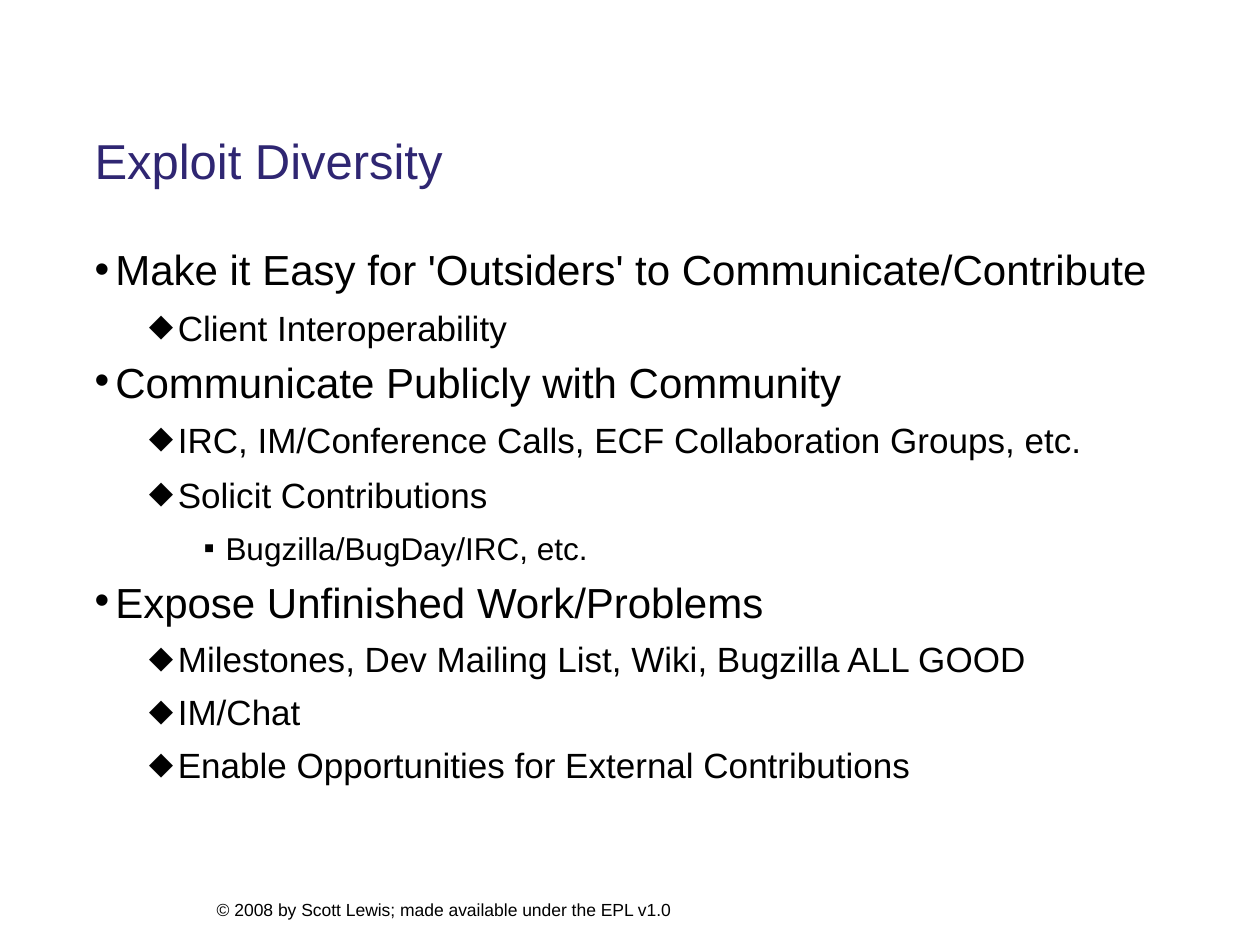
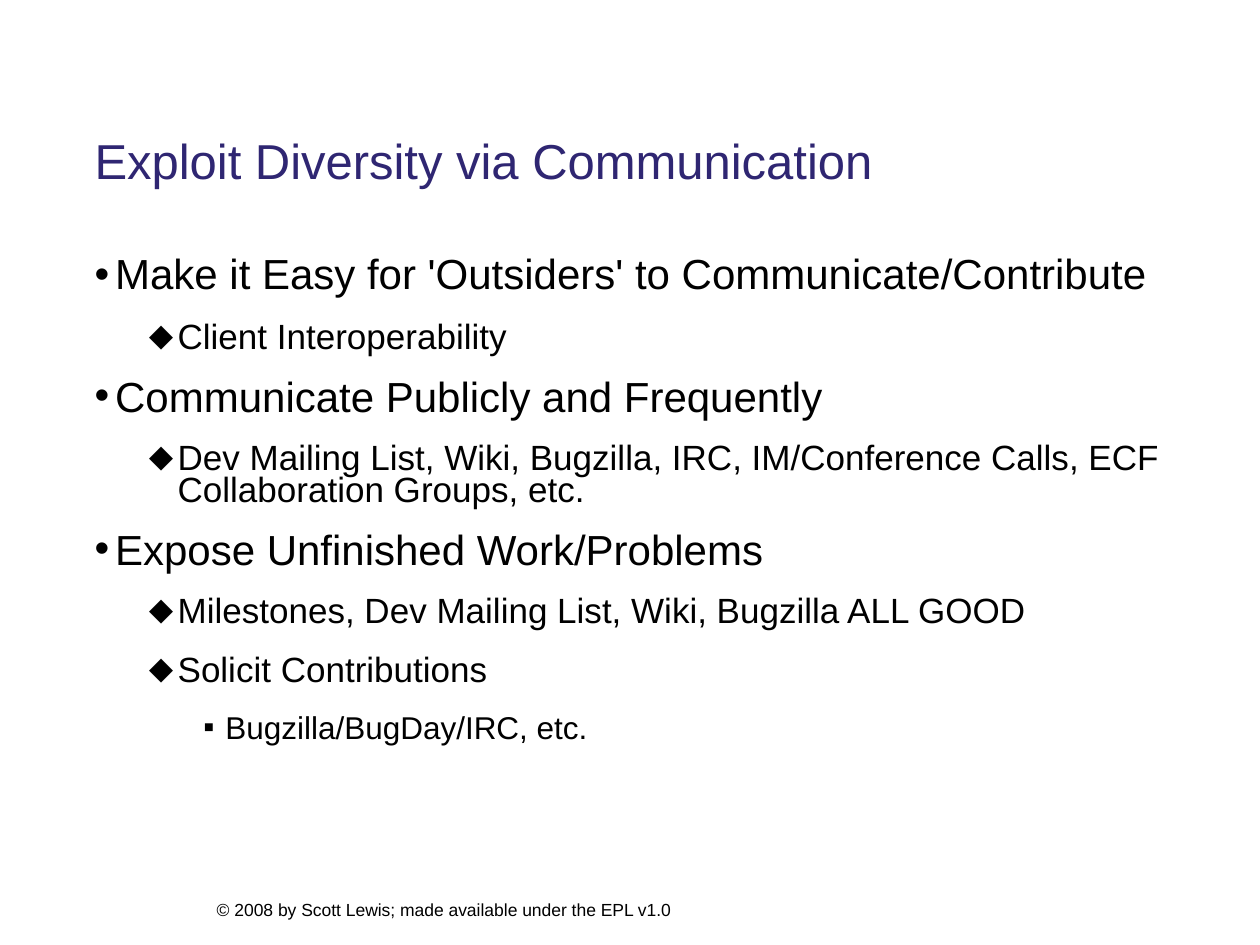
Before and after one commit to eclipse/ecf-website, a slide deck: slide 7 of presentations/eclipsecon2008/longtalk134/ecf_eclipsecon2008_134.ppt. Drawn at 1260x945 pixels with LibreOffice and Linux fonts; fonts in the diff are those of the drawing; background and template pictures are left out. Boxes give left, top, right and bottom in pixels: in the first picture for what was removed or moved away, otherwise in the second. Text is boxed around its words. In the diff, an @@ line names an element or a change of style, - is before the commit and + after.

Commit message:
Slide update

```diff
--- a/presentations/eclipsecon2008/longtalk134/ecf_eclipsecon2008_134.ppt
+++ b/presentations/eclipsecon2008/longtalk134/ecf_eclipsecon2008_134.ppt
@@ title at (94, 143, 872, 189): text changed @@
-Exploit Diversity
+Exploit Diversity via Communication
@@ text at (115, 258, 1147, 745): line spacing 0.83 to 0.93; line spacing 0.66 to 0.76; line spacing 0.71 to 0.81 @@
@@ text at (115, 381, 1158, 630): text changed @@
-• Communicate Publicly with Community
-  ⬥ IRC, IM/Conference Calls, ECF Collaboration Groups, etc.
+• Communicate Publicly and Frequently
+  ⬥ Dev Mailing List, Wiki, Bugzilla, IRC, IM/Conference Calls, ECF Collaboration Groups, etc.
+• Expose Unfinished Work/Problems
+  ⬥ Milestones, Dev Mailing List, Wiki, Bugzilla ALL GOOD
@@ text at (115, 587, 1025, 785): paragraphs removed @@
-• Expose Unfinished Work/Problems
-  ⬥ Milestones, Dev Mailing List, Wiki, Bugzilla ALL GOOD
-  ⬥ IM/Chat
-  ⬥ Enable Opportunities for External Contributions
```
Also in this commit, not shown: 5 other slides changed, 3 slides added, 7 slides removed, 1 other file.
